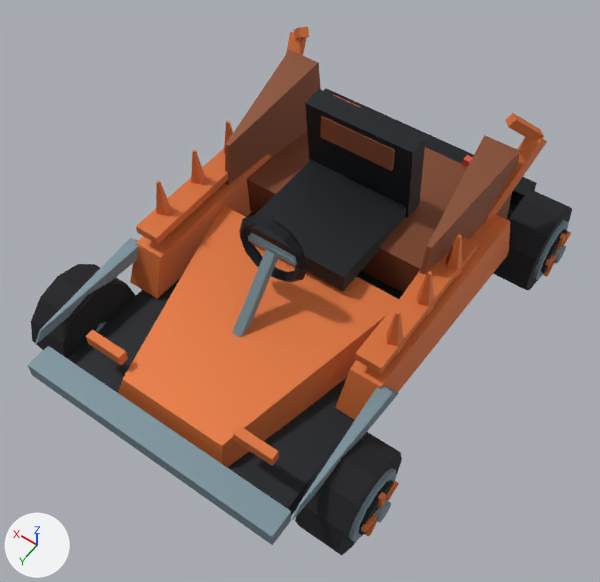
A saved change to the glTF model DLC/HellbladeSenuasSacrifice/assets/kart/hellblade-senua-s-sacrifice/hellblade-senua/kart.glb.
Both versions are drawn from a 50 mm camera at (-1.86, 2.78, 4.45) aimed at (-0.07, 0.28, 0.52). Every picture has the same lights, and +X, +Y and +Z are marked at lower left. The older version comes first. Where no turn or scale is listed for an object, it has been applied to the vertices. Vertices at exactly the same position are counted once.

The older version as bpy lines, for what is in view:
```python
me_chassis = bpy.data.meshes.new('chassis')
me_chassis.from_pydata(...)  # 356 vertices, 576 faces; spans x -1.04..1.04, y -1.49..1.6, z 0.23..1.38
me_chassis.materials.append(mat_chassis_vertex_colours)
me_wheel_front_left = bpy.data.meshes.new('wheel-front-left')
me_wheel_front_left.from_pydata(...)  # 132 vertices, 228 faces; spans x -0.221..0.135, y -0.31..0.31, z -0.31..0.31
me_wheel_front_left.materials.append(mat_wheel_vertex_colours)
me_wheel_front_right = bpy.data.meshes.new('wheel-front-right')
me_wheel_front_right.from_pydata(...)  # 132 vertices, 228 faces; spans x -0.135..0.221, y -0.31..0.31, z -0.31..0.31
me_wheel_front_right.materials.append(mat_wheel_vertex_colours)
me_wheel_rear_left = bpy.data.meshes.new('wheel-rear-left')
me_wheel_rear_left.from_pydata(...)  # 132 vertices, 228 faces; spans x -0.221..0.135, y -0.31..0.31, z -0.31..0.31
me_wheel_rear_left.materials.append(mat_wheel_vertex_colours)
ob_chassis = bpy.data.objects.new('chassis', me_chassis)
ob_chassis.location = (0.0, 0.0, 0.0)
ob_wheel_front_left = bpy.data.objects.new('wheel-front-left', me_wheel_front_left)
ob_wheel_front_left.location = (-0.975, 1.085, 0.31)
ob_wheel_front_right = bpy.data.objects.new('wheel-front-right', me_wheel_front_right)
ob_wheel_front_right.location = (0.975, 1.085, 0.31)
ob_wheel_rear_left = bpy.data.objects.new('wheel-rear-left', me_wheel_rear_left)
ob_wheel_rear_left.location = (-0.975, -1.085, 0.31)
```
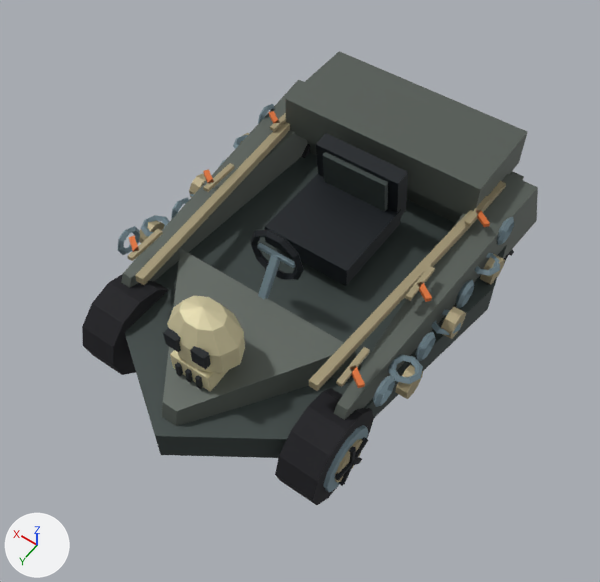
Location of each change, [x1, y1, x2, y2] in pixels of the pictures (600 x 582 px):
'chassis', deleted (orange)
    before: [28, 27, 547, 545]
'identity-ship-ship-pointed-bow-and-raised-stern', added
    after: [121, 51, 538, 458]
'identity-ship-driver-cockpit', added
    after: [250, 133, 408, 299]
'wheel-front-left', reshaped, moved (7% narrower)
    before: [295, 432, 402, 555]
    after: [275, 388, 374, 505]
'wheel-front-right', moved
    before: [31, 264, 136, 359]
    after: [82, 274, 168, 375]
'identity-ship-motif-skull', added (beige)
    after: [163, 296, 245, 391]
'wheel-rear-left', reshaped, moved (mostly hidden afterwards)
    before: [493, 190, 572, 290]
    after: [503, 250, 514, 266]
'identity-ship-motif-chains', added
    after: [118, 104, 514, 407]
'identity-ship-motif-runes', added
    after: [127, 111, 491, 388]
part 1 of me_wheel_front_left, added
    after: [335, 439, 363, 483]
part 2 of me_wheel_front_left, added
    after: [349, 446, 356, 463]
part 3 of me_wheel_front_left, rebuilt (7% narrower)
    before: [295, 432, 402, 555]
    after: [275, 388, 374, 505]
part 4 of me_wheel_front_left, rebuilt
    before: [361, 510, 377, 532]
    after: [335, 462, 353, 481]
part 5 of me_wheel_front_left, rebuilt
    before: [385, 480, 399, 501]
    after: [353, 437, 368, 463]
part 6 of me_wheel_front_left, cut back
    before: [349, 468, 397, 542]
    after: [339, 457, 362, 486]
part 7 of me_wheel_rear_left, rebuilt (not visible afterwards)
    before: [493, 190, 572, 290]
part 8 of me_wheel_rear_left, rebuilt (not visible afterwards)
    before: [546, 253, 556, 266]
part 9 of me_wheel_rear_left, rebuilt (not visible afterwards)
    before: [563, 231, 571, 245]
part 10 of me_wheel_rear_left, cut back
    before: [533, 220, 569, 280]
    after: [503, 250, 514, 266]

Edits to the bpy script that builds the scene:
```text
Change me_wheel_front_left:
    remove me_wheel_front_left.from_pydata(...)  # 132 vertices, 228 faces; spans x -0.221..0.135, y -0.31..0.31, z -0.31..0.31
    add me_wheel_front_left.from_pydata(...)  # 113 vertices, 196 faces; spans x -0.182..0.125, y -0.3..0.3, z -0.3..0.3
    me_wheel_front_left part 1: a new loose piece, a 10-sided cylinder along x spanning x -0.166..-0.14, y -0.128..0.128, z -0.135..0.135, in mat_wheel_vertex_colours
    me_wheel_front_left part 2: a new loose piece, a box spanning x -0.182..-0.157, y -0.015..0.015, z 0.0..0.15, in mat_wheel_vertex_colours
    me_wheel_front_left part 3: the loose piece of 26 vertices spanning x -0.135..0.135, y -0.31..0.31, z -0.31..0.31 is rebuilt with 51 vertices and now spans x -0.149..0.125, y -0.3..0.3, z -0.3..0.3
    me_wheel_front_left part 4: the loose piece of 8 vertices spanning x -0.2..-0.174, y 0.0..0.165, z -0.015..0.068 is rebuilt with 8 vertices and now spans x -0.182..-0.157, y -0.005..0.147, z -0.014..0.061
    me_wheel_front_left part 5: the loose piece of 8 vertices spanning x -0.2..-0.174, y -0.165..0.0, z -0.015..0.068 is rebuilt with 8 vertices and now spans x -0.182..-0.157, y -0.147..0.005, z -0.014..0.061
    me_wheel_front_left part 6: 90 vertices removed from x -0.221..-0.134, y -0.217..0.217, z -0.217..0.217; 16 vertices added at x -0.182..-0.157, y -0.1..0.1, z -0.13..0.009
Change me_wheel_rear_left:
    remove me_wheel_rear_left.from_pydata(...)  # 132 vertices, 228 faces; spans x -0.221..0.135, y -0.31..0.31, z -0.31..0.31
    add me_wheel_rear_left.from_pydata(...)  # 113 vertices, 196 faces; spans x -0.182..0.125, y -0.3..0.3, z -0.3..0.3
    me_wheel_rear_left part 7: the loose piece of 26 vertices spanning x -0.135..0.135, y -0.31..0.31, z -0.31..0.31 is rebuilt with 51 vertices and now spans x -0.149..0.125, y -0.3..0.3, z -0.3..0.3
    me_wheel_rear_left part 8: the loose piece of 8 vertices spanning x -0.2..-0.174, y 0.0..0.165, z -0.015..0.068 is rebuilt with 8 vertices and now spans x -0.182..-0.157, y -0.005..0.147, z -0.014..0.061
    me_wheel_rear_left part 9: the loose piece of 8 vertices spanning x -0.2..-0.174, y -0.165..0.0, z -0.015..0.068 is rebuilt with 8 vertices and now spans x -0.182..-0.157, y -0.147..0.005, z -0.014..0.061
    me_wheel_rear_left part 10: 90 vertices removed from x -0.221..-0.134, y -0.217..0.217, z -0.217..0.217; 16 vertices added at x -0.182..-0.157, y -0.1..0.1, z -0.13..0.009
    other edits to the shape of me_wheel_rear_left do not show in these pictures
Remove ob_chassis:
    ob_chassis = bpy.data.objects.new('chassis', me_chassis)
Change ob_wheel_front_left:
    ob_wheel_front_left.location: (-0.975, 1.085, 0.31) -> (-0.72, 0.94, 0.3)
Change ob_wheel_rear_left:
    ob_wheel_rear_left.location: (-0.975, -1.085, 0.31) -> (-0.72, -0.94, 0.3)
Change ob_wheel_front_right:
    ob_wheel_front_right.location: (0.975, 1.085, 0.31) -> (0.72, 0.94, 0.3)
Add ob_identity_ship_motif_chains:
    ob_identity_ship_motif_chains = bpy.data.objects.new('identity-ship-motif-chains', me_identity_ship_motif_chains)  # 448 vertices, 896 faces; spans x -1.0..1.0, y -0.8..0.78, z 0.46..0.8
    ob_identity_ship_motif_chains.location = (0.0, 0.0, 0.0)
Add ob_identity_ship_motif_skull:
    ob_identity_ship_motif_skull = bpy.data.objects.new('identity-ship-motif-skull', me_identity_ship_motif_skull)  # 95 vertices, 152 faces; spans x -0.219..0.219, y 0.866..1.202, z 0.6..1.1
    ob_identity_ship_motif_skull.location = (0.0, 0.0, 0.0)
Add ob_identity_ship_motif_runes:
    ob_identity_ship_motif_runes = bpy.data.objects.new('identity-ship-motif-runes', me_identity_ship_motif_runes)  # 96 vertices, 144 faces; spans x -0.83..0.83, y -0.78..0.84, z 0.8..0.82
    ob_identity_ship_motif_runes.location = (0.0, 0.0, 0.0)
Add ob_identity_ship_driver_cockpit:
    ob_identity_ship_driver_cockpit = bpy.data.objects.new('identity-ship-driver-cockpit', me_identity_ship_driver_cockpit)  # 80 vertices, 140 faces; spans x -0.3..0.3, y -0.557..0.679, z 0.459..1.086
    ob_identity_ship_driver_cockpit.location = (0.0, 0.0, 0.0)
Add ob_identity_ship_ship_pointed_bow_and_raised_stern:
    ob_identity_ship_ship_pointed_bow_and_raised_stern = bpy.data.objects.new('identity-ship-ship-pointed-bow-and-raised-stern', me_identity_ship_ship_pointed_bow_and_raised_stern)  # 204 vertices, 352 faces; spans x -1.0..1.0, y -1.27..1.5, z 0.26..0.98
    ob_identity_ship_ship_pointed_bow_and_raised_stern.location = (0.0, 0.0, 0.0)
```
